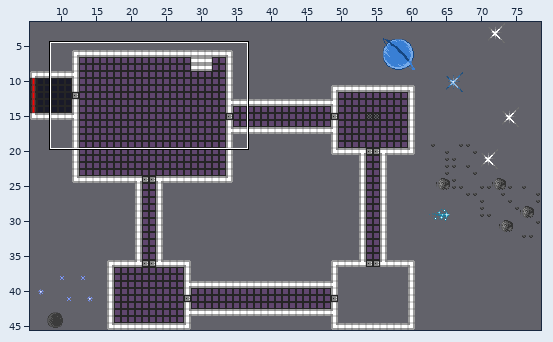
Two states of a Tiled map, static/assets/base.tmx. Above: a wide view before the commit, with the close-up outlined.
Close-up. Before the commit:
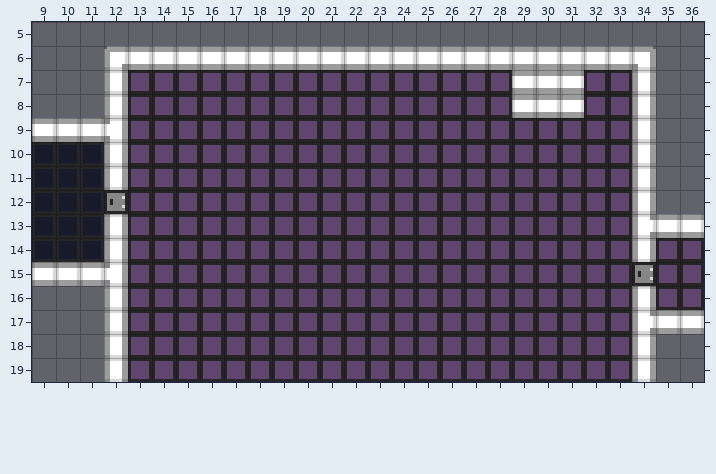
Cells are 8x8 px. Shown: x 9..36, y 5..19. The commit also changed other parts of the map, which this record leaves out.
The same view after the edit:
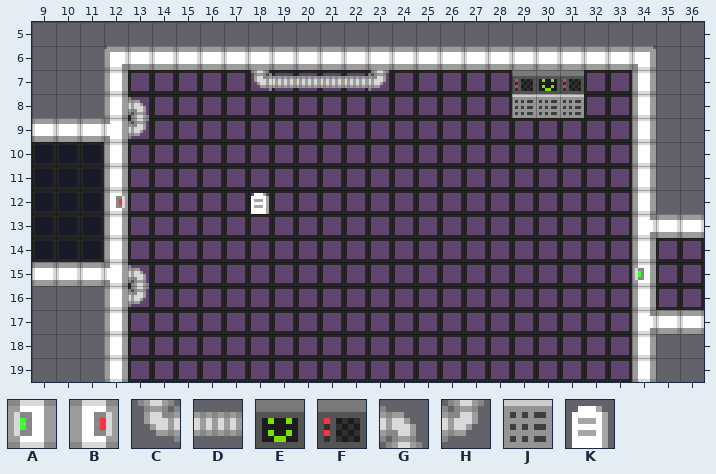
Key: from "tiles": A 41, B 91, C 280, D 281, E 294, F 324, G 340, H 370, J 654, K 657.
_ is an empty cell.
Tiles of an added or newly shown layer are drawn over the layers below it.
Change:
Layer "Tile Layer 2" (now shown):
Tile A now appears in row 15 at x 34.
Tile B now appears in row 12 at x 12.
Tile C now appears in row 7 at x 18.
Tile D now appears in row 7 at x 19 to 22.
Tile E now appears in row 7 at x 30.
Tile F now appears in row 7 at x 29 and 31.
Tile G now appears in row 8 at x 13; in row 15 at x 13.
Tile H now appears in row 7 at x 23; in row 9 at x 13; in row 16 at x 13.
Tile J now appears in row 8 at x 29 to 31.
Tile K now appears in row 12 at x 18.
